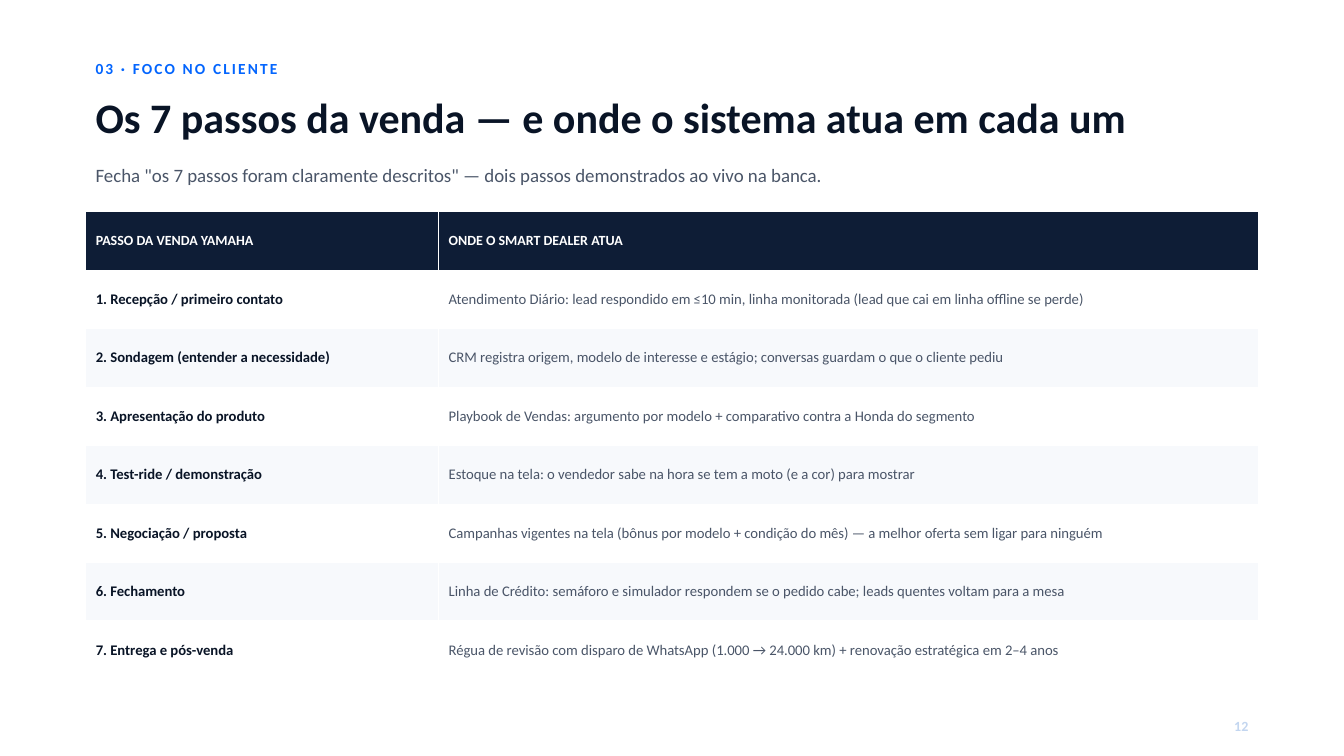
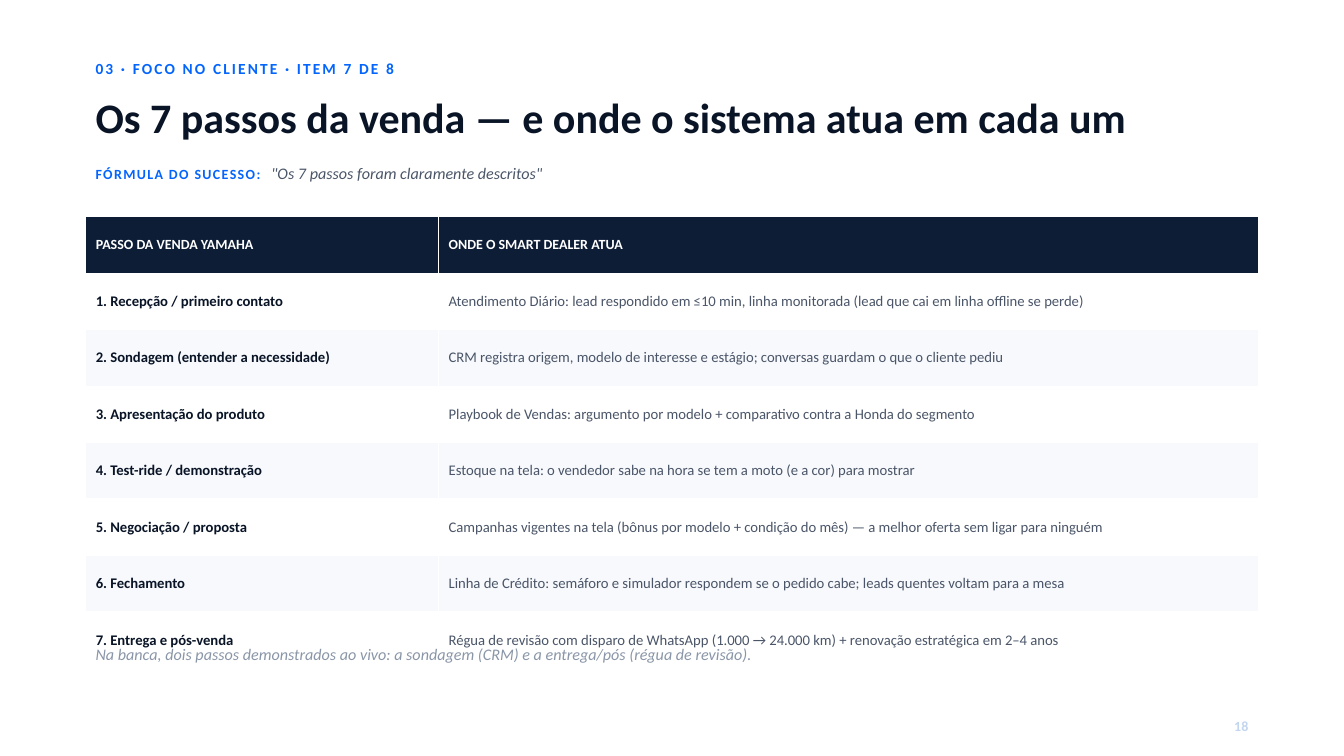
Before and after one commit to Caiquespkt0611/smart-dealer, a slide deck: slide 19 of _NOVAS MELHORIAS/DECK-BANCA-YAMAHAWAY.pptx (slide 13 before the commit). Drawn at 1344x756 pixels with LibreOffice and Linux fonts; fonts in the diff are those of the drawing. Boxes give left, top, right and bottom in pixels: in the first picture for what was removed or moved away, otherwise in the second. Text is boxed around its words. In the diff, an @@ line names an element or a change of style, - is before the commit and + after.

```diff
--- a/_NOVAS MELHORIAS/DECK-BANCA-YAMAHAWAY.pptx
+++ b/_NOVAS MELHORIAS/DECK-BANCA-YAMAHAWAY.pptx
@@ text at (96,63,394,74): text changed @@
-03 · FOCO NO CLIENTE
+03 · FOCO NO CLIENTE · ITEM 7 DE 8
@@ text at (96,167,542,182): text changed; size 13.5 to 11.5 pt; italic on @@
-Fecha "os 7 passos foram claramente descritos" — dois passos demonstrados ao vivo na banca.
+FÓRMULA DO SUCESSO: "Os 7 passos foram claramente descritos"
@@ table: place and size @@
-table at (86,212,1258,662)
+table at (86,217,1258,653)
@@ text added at (96,647,752,663), 11.5 pt, text #8A96A8, italic @@
+Na banca, dois passos demonstrados ao vivo: a sondagem (CRM) e a entrega/pós (régua de revisão).
@@ text at (1234,722,1248,731): text changed @@
-12
+18
```
Also in this commit, not shown: 7 other slides changed, 22 slides added, 11 slides removed, 3 other files.
